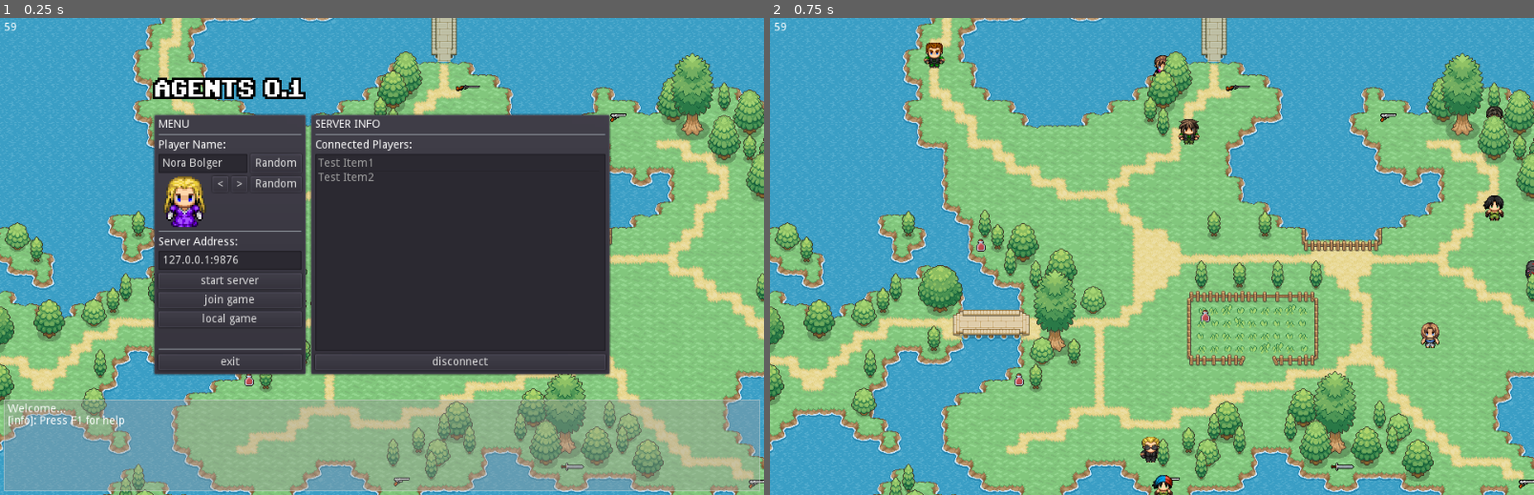
Above: before the commit, frames 1-2 (left to right).
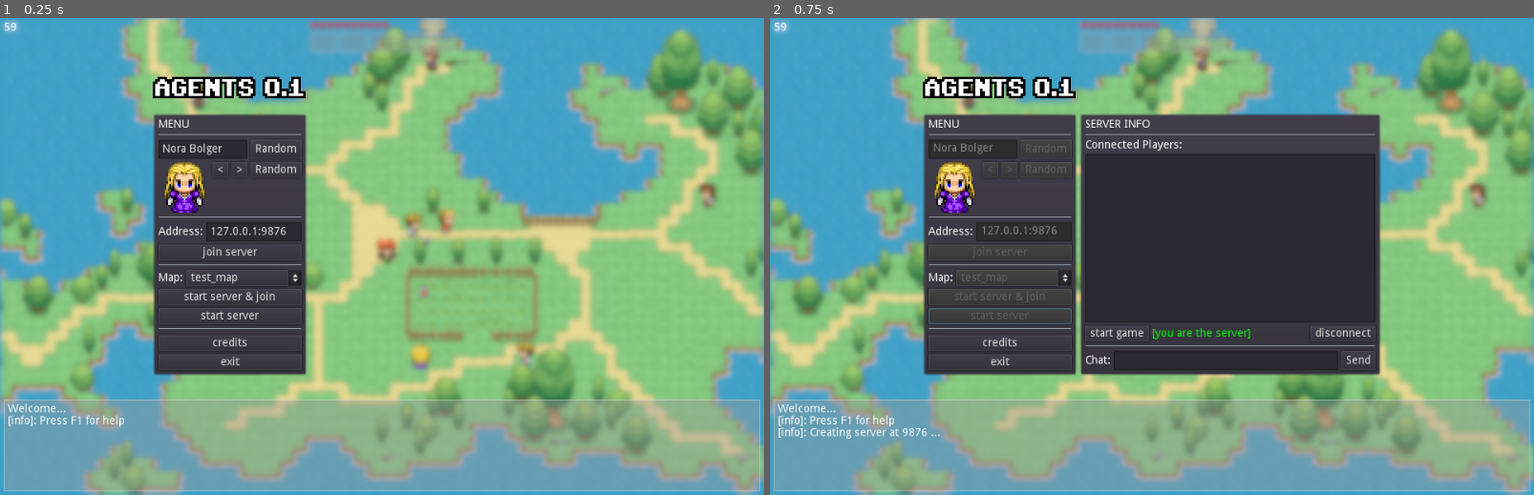
Above: after the commit, the same moments.

Repository: DusanFedorcak/mmo
Game: Godot game, scene res://scenes/World.tscn
Two runs of this game, one before a commit and one after it. Both use one fixed random seed, a clock stepped at 60 frames per second and the inputs below.
Inputs:
- Up to frame 1 (0.25 s): no input
- Up to frame 2 (0.75 s): click "start server" at 0.5 s

The runs differ from the first frame. In frame 1, 55% of the frame differs, in the area x 0-100%, y 0-100%; in frame 2, 71%.

Commit message:
finished lobby

Diff:
--- a/scenes/Map.gd
+++ b/scenes/Map.gd
@@ -25,14 +25,20 @@
 
 
 func setup_for_server():
-	EventBus.connect("player_registered", self, "_on_player_registered")
 	$Navigation.init_navigation($Terrain, $Roads, $Obstacles)
+
+	for existing in $Items.get_children():
+		rpc("add_item", existing.dump_info())
 
 	for i in range(10):
 		spawn_npc()
 
+	for network_id in Network.connected_players:
+		spawn_player(network_id, Network.connected_players[network_id])
+
 
 func setup_for_client():
+	# Must be removed and added by the server again to assure synced node names
 	for i in $Items.get_children():
 		i.queue_free()
 
@@ -73,7 +79,7 @@
 
 func _send_state_update():
 	var game_state = {}
-	#OPTIMIZE SENT STATE TO SCREEN PROXIMITY objects
+	#TODO: OPTIMIZE SENT STATE TO NEAR-CAMERA OBJECTS
 	for char_node in $Characters.get_children():
 		game_state[char_node.id] = char_node.dump_state()
 
@@ -81,6 +87,7 @@
 
 
 func _on_player_registered(network_id, player_info):
+	# CURRENTLY NOT USED, use it for in-game adding of new players
 	# add all existing characters to the new player's map
 	if network_id != 1:
 		for existing in $Characters.get_children():
--- a/scenes/World.gd
+++ b/scenes/World.gd
@@ -2,9 +2,26 @@
 class_name WorldNode
 
 
-func setup_for_server():
-	$Map.setup_for_server()
+remotesync func load_map(map_name):
+	var map = Assets.MAPS[map_name].instance()
+	map.name = "Map"
+	add_child(map)
+	move_child(map, 0)
+
+	if Network.is_server:
+		map.setup_for_server()
+	else:
+		map.setup_for_client()
+
+	$UI/Splash.visible = false
+	$UI/MainMenu.visible = false
 
 
-func setup_for_client():
-	$Map.setup_for_client()
+func delete_current_map():
+	var map = get_node_or_null("Map")
+	if map:
+		remove_child(map)
+		map.queue_free()
+
+		$UI/Splash.visible = true
+		$UI/MainMenu.visible = true
--- a/scenes/World.tscn
+++ b/scenes/World.tscn
@@ -1,21 +1,17 @@
-[gd_scene load_steps=6 format=2]
+[gd_scene load_steps=5 format=2]
 
 [ext_resource path="res://assets/splash.png" type="Texture" id=1]
 [ext_resource path="res://scenes/World.gd" type="Script" id=2]
 [ext_resource path="res://scenes/ui/MainMenu.tscn" type="PackedScene" id=3]
 [ext_resource path="res://scenes/UI.gd" type="Script" id=5]
-[ext_resource path="res://scenes/Map.tscn" type="PackedScene" id=6]
 
 [node name="World" type="Node2D"]
 script = ExtResource( 2 )
-
-[node name="Map" parent="." instance=ExtResource( 6 )]
 
 [node name="UI" type="CanvasLayer" parent="."]
 script = ExtResource( 5 )
 
 [node name="Splash" type="TextureRect" parent="UI"]
-visible = false
 anchor_right = 1.0
 anchor_bottom = 1.0
 texture = ExtResource( 1 )
--- a/scenes/characters/Character.gd
+++ b/scenes/characters/Character.gd
@@ -33,7 +33,7 @@
 var motion_direction: Vector2 = Vector2.ZERO
 var running = false
 
-var HitFXScene = preload("res://scenes/effects/HitFX.tscn")
+const HitFXScene = preload("res://scenes/effects/HitFX.tscn")
 
 
 func set_motion(direction, _running=false):
@@ -46,8 +46,8 @@
 
 
 func _ready():
+	name = str(id)
 	$UI/TopPanel.visible = false
-	name = str(id)
 	$CollisionShape.disabled = not Network.is_server
 	$Icons/Speaking.visible = false
 	color = Assets.get_random_color()
--- a/scenes/characters/Character.tscn
+++ b/scenes/characters/Character.tscn
@@ -153,8 +153,8 @@
 }
 
 [node name="VBox" type="VBoxContainer" parent="UI/TopPanel"]
-margin_right = 194.0
-margin_bottom = 41.0
+margin_right = 182.0
+margin_bottom = 38.0
 
 [node name="HealthBar" type="TextureRect" parent="UI/TopPanel/VBox"]
 margin_right = 100.0
@@ -168,13 +168,13 @@
 
 [node name="Inventory" type="HBoxContainer" parent="UI/TopPanel/VBox"]
 margin_top = 13.0
-margin_right = 194.0
-margin_bottom = 41.0
+margin_right = 182.0
+margin_bottom = 38.0
 size_flags_vertical = 3
 
 [node name="Panel_0" type="Panel" parent="UI/TopPanel/VBox/Inventory"]
-margin_right = 35.0
-margin_bottom = 28.0
+margin_right = 33.0
+margin_bottom = 25.0
 size_flags_horizontal = 3
 custom_styles/panel = ExtResource( 8 )
 
@@ -187,9 +187,9 @@
 }
 
 [node name="Panel_1" type="Panel" parent="UI/TopPanel/VBox/Inventory"]
-margin_left = 39.0
-margin_right = 75.0
-margin_bottom = 28.0
+margin_left = 37.0
+margin_right = 70.0
+margin_bottom = 25.0
 size_flags_horizontal = 3
 custom_styles/panel = ExtResource( 8 )
 
@@ -202,9 +202,9 @@
 }
 
 [node name="Panel_2" type="Panel" parent="UI/TopPanel/VBox/Inventory"]
-margin_left = 79.0
-margin_right = 114.0
-margin_bottom = 28.0
+margin_left = 74.0
+margin_right = 107.0
+margin_bottom = 25.0
 size_flags_horizontal = 3
 custom_styles/panel = ExtResource( 8 )
 
@@ -217,9 +217,9 @@
 }
 
 [node name="Panel_3" type="Panel" parent="UI/TopPanel/VBox/Inventory"]
-margin_left = 118.0
-margin_right = 154.0
-margin_bottom = 28.0
+margin_left = 111.0
+margin_right = 144.0
+margin_bottom = 25.0
 size_flags_horizontal = 3
 custom_styles/panel = ExtResource( 8 )
 
@@ -232,9 +232,9 @@
 }
 
 [node name="Panel_4" type="Panel" parent="UI/TopPanel/VBox/Inventory"]
-margin_left = 158.0
-margin_right = 194.0
-margin_bottom = 28.0
+margin_left = 148.0
+margin_right = 182.0
+margin_bottom = 25.0
 size_flags_horizontal = 3
 custom_styles/panel = ExtResource( 8 )
 
--- a/scenes/characters/CharacterAI.gd
+++ b/scenes/characters/CharacterAI.gd
@@ -57,8 +57,8 @@
 
 
 func _process_sensors():
-	# a simple code for emiting events based on sensed effects like shots, hits around etc.
-	# as some kind of presistance is needed to not react on the same effect multiple times
+	# A simple code for emiting events based on sensed effects like shots, hits around etc.
+	# as some kind of persistence is needed to not react on the same effect multiple times
 	for effect_id in body_sensors.effects:
 		if not effect_id in effect_memory:
 			effect_memory[effect_id] = 1.0
@@ -68,7 +68,7 @@
 					name = "SHOT",
 					direction = effect.direction,
 				})
-	# hacky way how to clean up the effect memory of any old entries
+	# hacky way how to clean up the "effect memory" of any old entries
 	# (no effect in sensors means that any effect in memory was reacted to)
 	if not body_sensors.effects:
 		effect_memory.clear()
--- a/scenes/characters/CharacterControls.gd
+++ b/scenes/characters/CharacterControls.gd
@@ -45,7 +45,7 @@
 				return path[0]
 			else:
 				path.remove(0)
-				if path.empty():
+				if not path:
 					path = null
 					return null
 	else:
--- a/scenes/characters/CharacterInventory.gd
+++ b/scenes/characters/CharacterInventory.gd
@@ -25,7 +25,7 @@
 			rpc("consume_current_item")
 
 
-remotesync func _update_top_panel():
+func _update_top_panel():
 	if $"../UI/TopPanel".visible:
 		for slot in $"../UI/TopPanel/VBox/Inventory".get_children():
 			slot.get_node("TextureRect").texture = null
--- a/scenes/ui/MainMenu.gd
+++ b/scenes/ui/MainMenu.gd
@@ -6,14 +6,19 @@
 onready var world_node = $"../.."
 
 func _ready():
+	Network.connect("connected_players_changed", self, "_on_players_changed")
+	Network.connect("network_status_changed", self, "_on_network_changed")
+
 	Log.register_target(self)
 	Log.info("Press F1 for help")
+
+	$ServerInfo.visible = false
 	$Menu/VBox/HBox/PlayerName.text = Assets.get_random_name()
 	player_template = randi() % len(Assets.character_sprites)
 	_update_player_template()
 
-	$ServerInfo/VBox/List.add_item("Test Item1")
-	$ServerInfo/VBox/List.add_item("Test Item2")
+	for map in Assets.MAPS:
+		$Menu/VBox/HBox3/MapDropDown.add_item(map)
 
 
 func log_message(message):
@@ -26,44 +31,76 @@
 	)
 
 
-func parse_server_address():
-	var parsed = $Menu/VBox/ServerAddress.text.split(":")
+func _parse_server_address():
+	var parsed = $Menu/VBox/HBox2/ServerAddress.text.split(":")
 	return { address = parsed[0], port = parsed[1].to_int()}
 
 
-func switch_menu(state):
-	$Menu/VBox/JoinGame.disabled = not state
-	$Menu/VBox/StartServer.disabled = not state
-	$Menu/VBox/Localgame.disabled = not state
-	visible = state
+func _update_controls():
+	$Menu/VBox/JoinGame.disabled = Network.is_connected
+	$Menu/VBox/StartServer.disabled = Network.is_connected
+	$Menu/VBox/Localgame.disabled = Network.is_connected
+	$Menu/VBox/PlayerSelection/PreviousChar.disabled = Network.is_connected
+	$Menu/VBox/PlayerSelection/NextChar.disabled = Network.is_connected
+	$Menu/VBox/PlayerSelection/RandomizeTemplate.disabled = Network.is_connected
+	$Menu/VBox/HBox/PlayerName.editable = not Network.is_connected
+	$Menu/VBox/HBox2/ServerAddress.editable = not Network.is_connected
+	$Menu/VBox/HBox/Randomize.disabled = Network.is_connected
+	$Menu/VBox/HBox3/MapDropDown.disabled = Network.is_connected
+
+	$ServerInfo.visible = Network.is_connected
+	$ServerInfo/VBox/HBox/Disconnect.disabled = not Network.is_connected
+	$ServerInfo/VBox/HBox/StartGame.disabled = not Network.is_server
+	$ServerInfo/VBox/HBox/ServerIndicator.visible = Network.is_server
+
+
+func _update_players_list():
+	$ServerInfo/VBox/PlayersList.clear()
+	for network_id in Network.connected_players:
+		var player_info = Network.connected_players[network_id]
+		var you = "(you) " if network_id == get_tree().get_network_unique_id() else ""
+		$ServerInfo/VBox/PlayersList.add_item("%s %s- [%d]" % [player_info.name, you, network_id])
 
 
 func _on_StartServer_pressed():
-	switch_menu(false)
-	Network.create_server(parse_server_address().port)
-	world_node.setup_for_server()
+	$ServerInfo/VBox/PlayersList.clear()
+	Network.create_server(_parse_server_address().port)
+	_update_controls()
 
 
 func _on_Localgame_pressed():
-	switch_menu(false)
-
-	var server_info = parse_server_address()
-	Network.create_server(parse_server_address().port)
-	world_node.setup_for_server()
-	EventBus.emit_signal("player_registered", 1, {
+	_on_StartServer_pressed()
+	Network.rpc_id(1, "register_player", {
 		name = $Menu/VBox/HBox/PlayerName.text,
 		template = player_template
 	})
 
 
 func _on_JoinGame_pressed():
-	switch_menu(false)
-
-	var server_info = parse_server_address()
+	var server_info = _parse_server_address()
 	Network.connect_server(
 		$Menu/VBox/HBox/PlayerName.text, player_template, server_info.address, server_info.port
 	)
-	world_node.setup_for_client()
+
+
+func _on_StartGame_pressed():
+	get_tree().refuse_new_network_connections = true
+	world_node.rpc("load_map", $Menu/VBox/HBox3/MapDropDown.text)
+	$ServerInfo/VBox/HBox/StartGame.disabled = true
+
+
+func _on_Disconnect_pressed():
+	Network.disconnect_network()
+
+
+func _on_network_changed():
+	if not Network.is_connected:
+		world_node.delete_current_map()
+	_update_controls()
+
+
+func _on_players_changed():
+	_update_players_list()
 
 
 func _on_Randomize_pressed():
@@ -89,5 +126,21 @@
 	get_tree().quit()
 
 
-func _on_Disconnect_pressed():
-	Network.disconnect_network()
+func _on_Message_text_entered(new_text):
+	_on_Send_pressed()
+
+
+func _on_Send_pressed():
+	if Network.is_connected:
+		var network_id = get_tree().get_network_unique_id()
+		var name = (
+			Network.connected_players[network_id].name
+			if network_id in Network.connected_players
+			else "server"
+		)
+		rpc("send_message", name, $ServerInfo/VBox/HBox2/Message.text)
+		$ServerInfo/VBox/HBox2/Message.text = ""
+
+
+remotesync func send_message(name, message):
+	Log.custom(name, message)
--- a/scenes/ui/MainMenu.tscn
+++ b/scenes/ui/MainMenu.tscn
@@ -42,21 +42,16 @@
 margin_right = 180.0
 margin_bottom = 22.0
 
-[node name="Label2" type="Label" parent="Menu/VBox"]
+[node name="HBox" type="HBoxContainer" parent="Menu/VBox"]
 margin_top = 26.0
 margin_right = 180.0
-margin_bottom = 40.0
-text = "Player Name:"
-
-[node name="HBox" type="HBoxContainer" parent="Menu/VBox"]
-margin_top = 44.0
-margin_right = 180.0
-margin_bottom = 68.0
+margin_bottom = 50.0
 
 [node name="PlayerName" type="LineEdit" parent="Menu/VBox/HBox"]
 margin_right = 112.0
 margin_bottom = 24.0
 size_flags_horizontal = 3
+placeholder_text = "Player Name"
 caret_blink = true
 caret_blink_speed = 0.5
 
@@ -67,9 +62,9 @@
 text = "Random"
 
 [node name="PlayerSelection" type="HBoxContainer" parent="Menu/VBox"]
-margin_top = 72.0
-margin_right = 180.0
-margin_bottom = 136.0
+margin_top = 54.0
+margin_right = 180.0
+margin_bottom = 118.0
 alignment = 2
 
 [node name="Appearance" type="TextureRect" parent="Menu/VBox/PlayerSelection"]
@@ -104,47 +99,81 @@
 text = "Random"
 
 [node name="HSeparator" type="HSeparator" parent="Menu/VBox"]
-margin_top = 140.0
-margin_right = 180.0
-margin_bottom = 144.0
-
-[node name="Label3" type="Label" parent="Menu/VBox"]
-margin_top = 148.0
-margin_right = 180.0
-margin_bottom = 162.0
-text = "Server Address:"
-
-[node name="ServerAddress" type="LineEdit" parent="Menu/VBox"]
-margin_top = 166.0
-margin_right = 180.0
-margin_bottom = 190.0
+margin_top = 122.0
+margin_right = 180.0
+margin_bottom = 126.0
+
+[node name="HBox2" type="HBoxContainer" parent="Menu/VBox"]
+margin_top = 130.0
+margin_right = 180.0
+margin_bottom = 154.0
+
+[node name="Label3" type="Label" parent="Menu/VBox/HBox2"]
+margin_top = 5.0
+margin_right = 56.0
+margin_bottom = 19.0
+text = "Address:"
+
+[node name="ServerAddress" type="LineEdit" parent="Menu/VBox/HBox2"]
+margin_left = 60.0
+margin_right = 180.0
+margin_bottom = 24.0
+size_flags_horizontal = 3
 text = "127.0.0.1:9876"
 caret_blink = true
 caret_blink_speed = 0.5
 
+[node name="JoinGame" type="Button" parent="Menu/VBox"]
+margin_top = 158.0
+margin_right = 180.0
+margin_bottom = 178.0
+text = "join server"
+
+[node name="HSeparator4" type="HSeparator" parent="Menu/VBox"]
+margin_top = 182.0
+margin_right = 180.0
+margin_bottom = 186.0
+
+[node name="HBox3" type="HBoxContainer" parent="Menu/VBox"]
+margin_top = 190.0
+margin_right = 180.0
+margin_bottom = 210.0
+
+[node name="Label" type="Label" parent="Menu/VBox/HBox3"]
+margin_top = 3.0
+margin_right = 31.0
+margin_bottom = 17.0
+text = "Map:"
+
+[node name="MapDropDown" type="OptionButton" parent="Menu/VBox/HBox3"]
+margin_left = 35.0
+margin_right = 180.0
+margin_bottom = 20.0
+size_flags_horizontal = 3
+
+[node name="Localgame" type="Button" parent="Menu/VBox"]
+margin_top = 214.0
+margin_right = 180.0
+margin_bottom = 234.0
+text = "start server & join"
+
 [node name="StartServer" type="Button" parent="Menu/VBox"]
-margin_top = 194.0
-margin_right = 180.0
-margin_bottom = 214.0
+margin_top = 238.0
+margin_right = 180.0
+margin_bottom = 258.0
 text = "start server"
 
-[node name="JoinGame" type="Button" parent="Menu/VBox"]
-margin_top = 218.0
-margin_right = 180.0
-margin_bottom = 238.0
-text = "join game"
-
-[node name="Localgame" type="Button" parent="Menu/VBox"]
-margin_top = 242.0
-margin_right = 180.0
-margin_bottom = 262.0
+[node name="HSeparator3" type="HSeparator" parent="Menu/VBox"]
+margin_top = 262.0
+margin_right = 180.0
+margin_bottom = 266.0
 size_flags_vertical = 2
-text = "local game"
-
-[node name="HSeparator3" type="HSeparator" parent="Menu/VBox"]
-margin_top = 288.0
+
+[node name="Credits" type="Button" parent="Menu/VBox"]
+margin_top = 272.0
 margin_right = 180.0
 margin_bottom = 292.0
+text = "credits"
 
 [node name="Exit" type="Button" parent="Menu/VBox"]
 margin_top = 296.0
@@ -187,20 +216,70 @@
 margin_bottom = 40.0
 text = "Connected Players:"
 
-[node name="List" type="ItemList" parent="ServerInfo/VBox"]
+[node name="PlayersList" type="ItemList" parent="ServerInfo/VBox"]
 margin_top = 44.0
 margin_right = 365.0
-margin_bottom = 292.0
+margin_bottom = 256.0
 size_flags_vertical = 3
 
-[node name="Disconnect" type="Button" parent="ServerInfo/VBox"]
-margin_top = 296.0
+[node name="HBox" type="HBoxContainer" parent="ServerInfo/VBox"]
+margin_top = 260.0
+margin_right = 365.0
+margin_bottom = 280.0
+
+[node name="StartGame" type="Button" parent="ServerInfo/VBox/HBox"]
+margin_right = 80.0
+margin_bottom = 20.0
+text = "start game"
+
+[node name="ServerIndicator" type="Label" parent="ServerInfo/VBox/HBox"]
+margin_left = 84.0
+margin_top = 3.0
+margin_right = 208.0
+margin_bottom = 17.0
+custom_colors/font_color = Color( 0, 1, 0, 1 )
+text = "[you are the server]"
+__meta__ = {
+"_edit_use_anchors_": false
+}
+
+[node name="Disconnect" type="Button" parent="ServerInfo/VBox/HBox"]
+margin_left = 283.0
+margin_right = 365.0
+margin_bottom = 20.0
+size_flags_horizontal = 10
+text = "disconnect"
+__meta__ = {
+"_edit_use_anchors_": false
+}
+
+[node name="HSeparator2" type="HSeparator" parent="ServerInfo/VBox"]
+margin_top = 284.0
+margin_right = 365.0
+margin_bottom = 288.0
+
+[node name="HBox2" type="HBoxContainer" parent="ServerInfo/VBox"]
+margin_top = 292.0
 margin_right = 365.0
 margin_bottom = 316.0
-text = "disconnect"
-__meta__ = {
-"_edit_use_anchors_": false
-}
+
+[node name="Label" type="Label" parent="ServerInfo/VBox/HBox2"]
+margin_top = 5.0
+margin_right = 32.0
+margin_bottom = 19.0
+text = "Chat:"
+
+[node name="Message" type="LineEdit" parent="ServerInfo/VBox/HBox2"]
+margin_left = 36.0
+margin_right = 318.0
+margin_bottom = 24.0
+size_flags_horizontal = 3
+
+[node name="Send" type="Button" parent="ServerInfo/VBox/HBox2"]
+margin_left = 322.0
+margin_right = 365.0
+margin_bottom = 24.0
+text = "Send"
 
 [node name="Console" type="VBoxContainer" parent="."]
 anchor_top = 0.8
@@ -227,8 +306,9 @@
 anchor_top = 0.12
 anchor_right = 0.4
 anchor_bottom = 0.15
+margin_top = -1.25992
 margin_right = 40.0
-margin_bottom = 40.0
+margin_bottom = 38.7401
 __meta__ = {
 "_edit_use_anchors_": false
 }
@@ -249,8 +329,11 @@
 [connection signal="pressed" from="Menu/VBox/PlayerSelection/PreviousChar" to="." method="_on_PreviousChar_pressed"]
 [connection signal="pressed" from="Menu/VBox/PlayerSelection/NextChar" to="." method="_on_NextChar_pressed"]
 [connection signal="pressed" from="Menu/VBox/PlayerSelection/RandomizeTemplate" to="." method="_on_RandomizeTemplate_pressed"]
-[connection signal="pressed" from="Menu/VBox/StartServer" to="." method="_on_StartServer_pressed"]
 [connection signal="pressed" from="Menu/VBox/JoinGame" to="." method="_on_JoinGame_pressed"]
 [connection signal="pressed" from="Menu/VBox/Localgame" to="." method="_on_Localgame_pressed"]
+[connection signal="pressed" from="Menu/VBox/StartServer" to="." method="_on_StartServer_pressed"]
 [connection signal="pressed" from="Menu/VBox/Exit" to="." method="_on_Exit_pressed"]
-[connection signal="pressed" from="ServerInfo/VBox/Disconnect" to="." method="_on_Disconnect_pressed"]
+[connection signal="pressed" from="ServerInfo/VBox/HBox/StartGame" to="." method="_on_StartGame_pressed"]
+[connection signal="pressed" from="ServerInfo/VBox/HBox/Disconnect" to="." method="_on_Disconnect_pressed"]
+[connection signal="text_entered" from="ServerInfo/VBox/HBox2/Message" to="." method="_on_Message_text_entered"]
+[connection signal="pressed" from="ServerInfo/VBox/HBox2/Send" to="." method="_on_Send_pressed"]
--- a/scripts/Assets.gd
+++ b/scripts/Assets.gd
@@ -25,6 +25,10 @@
 const ITEMS = [
 	"Gun", "Rifle", "Potion", "Sword"
 ]
+
+const MAPS = {
+	"test_map": preload("res://scenes/Map.tscn")
+}
 
 var item_scenes = {}
 var character_sprites = []
@@ -96,7 +100,7 @@
 
 
 func get_files(path, extension=""):
-	# WARNING!, this method do not work in the exported game!
+	# WARNING!, this method do not work in the exported game as all resource pathss get changed!
 	var files = []
 	var dir = Directory.new()
 	dir.open(path)
--- a/scripts/EventBus.gd
+++ b/scripts/EventBus.gd
@@ -1,6 +1,5 @@
 extends Node
 
-signal player_registered(network_id, character_info)
 signal character_spoke(id, text)
 signal character_died(id)
 signal item_dropped(item, at_point)
--- a/scripts/Log.gd
+++ b/scripts/Log.gd
@@ -23,3 +23,7 @@
 
 func error(message):
 	send_to_targets("[error]: %s" % message)
+
+
+func custom(level, message):
+	send_to_targets("[%s]: %s" % [level, message])
--- a/scripts/Network.gd
+++ b/scripts/Network.gd
@@ -1,13 +1,59 @@
 extends Node
 
+signal network_status_changed()
+signal connected_players_changed()
 
 const MAX_PLAYERS = 32
 
-
 var is_connected = false
 var is_server = false
-var player_info = {}
-var my_info = null
+var connected_players = {}
+var _my_info = null
+
+
+func switch_signals(do_connect, is_server):
+	if is_server:
+		if do_connect:
+			get_tree().connect("network_peer_connected", self, "_player_connected")
+			get_tree().connect("network_peer_disconnected", self, "_player_disconnected")
+		else:
+			get_tree().disconnect("network_peer_connected", self, "_player_connected")
+			get_tree().disconnect("network_peer_disconnected", self, "_player_disconnected")
+	else:
+		if do_connect:
+			get_tree().connect("connected_to_server", self, "_connected_ok")
+			get_tree().connect("connection_failed", self, "_connected_fail")
+			get_tree().connect("server_disconnected", self, "_server_disconnected")
+		else:
+			get_tree().disconnect("connected_to_server", self, "_connected_ok")
+			get_tree().disconnect("connection_failed", self, "_connected_fail")
+			get_tree().disconnect("server_disconnected", self, "_server_disconnected")
+
+
+# --- SERVER FUNCTIONS ---
+
+
+func create_server(port):
+	connected_players.clear()
+	Log.info("Creating server at %d ..." % port)
+	switch_signals(true, true)
+
+	var peer = NetworkedMultiplayerENet.new()
+	peer.create_server(port, MAX_PLAYERS)
+	get_tree().network_peer = peer
+	is_server = true
+	is_connected = true
+	emit_signal("network_status_changed")
+
+
+func disconnect_network():
+	if Network.is_connected:
+		switch_signals(false,Network.is_server)
+
+	get_tree().network_peer = null
+	is_server = false
+	is_connected = false
+	emit_signal("network_status_changed")
 
 
 func _player_connected(id):
@@ -16,64 +62,58 @@
 
 func _player_disconnected(id):
 	Log.info("Player %d disconnected." % id)
-	player_info.erase(id)
+	connected_players.erase(id)
+	rpc("update_connected_players", connected_players)
+	emit_signal("connected_players_changed")
 
 
-func _connected_ok():
-	Log.info("Connected to server.")
-	is_connected = true
-	rpc_id(1, "register_player", my_info)
+master func register_player(info):
+	var network_id = get_tree().get_rpc_sender_id()
+	connected_players[network_id] = info
+	Log.info("Registering player %d as %s." % [network_id, info.name])
+	rpc("update_connected_players", connected_players)
+	emit_signal("connected_players_changed")
 
 
-func _server_disconnected():
-	is_connected = false
-	Log.info("Disconnected from server.")
-
-
-func _connected_fail():
-	Log.info("Connection failed.")
-
-
-func create_server(port):
-	Log.info("Creating server at %d ..." % port)
-	get_tree().connect("network_peer_connected", self, "_player_connected")
-	get_tree().connect("network_peer_disconnected", self, "_player_disconnected")
-
-	var peer = NetworkedMultiplayerENet.new()
-	peer.create_server(port, MAX_PLAYERS)
-	get_tree().network_peer = peer
-	is_server = true
-	is_connected = true
+# --- CLIENT FUNCTIONS ---
 
 
 func connect_server(player_name, player_template, address, port):
 	Log.info("Joining server %s:%d ..." % [address, port])
+	switch_signals(true, false)
 
-	my_info = {
+	_my_info = {
 		name = player_name,
 		template = player_template
 	}
-
-	get_tree().connect("connected_to_server", self, "_connected_ok")
-	get_tree().connect("connection_failed", self, "_connected_fail")
-	get_tree().connect("server_disconnected", self, "_server_disconnected")
 
 	var peer = NetworkedMultiplayerENet.new()
 	peer.create_client(address, port)
 	get_tree().network_peer = peer
 
 
-func disconnect_network():
-	is_connected = false
-	is_server = false
-	get_tree().network_peer = null
+func _connected_ok():
+	Log.info("Connected to server.")
+	is_connected = true
+	emit_signal("network_status_changed")
+	rpc_id(1, "register_player", _my_info)
 
 
-# --- REMOTE FUNCTIONS ---
+func _server_disconnected():
+	switch_signals(false, false)
+	is_connected = false
+	Log.info("Disconnected from server.")
+	emit_signal("network_status_changed")
 
 
-master func register_player(info):
-	var network_id = get_tree().get_rpc_sender_id()
-	player_info[network_id] = info
-	Log.info("Registering player %d as %s." % [network_id, info])
-	EventBus.emit_signal("player_registered", network_id, info)
+func _connected_fail():
+	switch_signals(false, false)
+	is_connected = false
+
+	Log.info("Connection failed.")
+	emit_signal("network_status_changed")
+
+
+puppet func update_connected_players(_connected_players):
+	connected_players = _connected_players
+	emit_signal("connected_players_changed")
